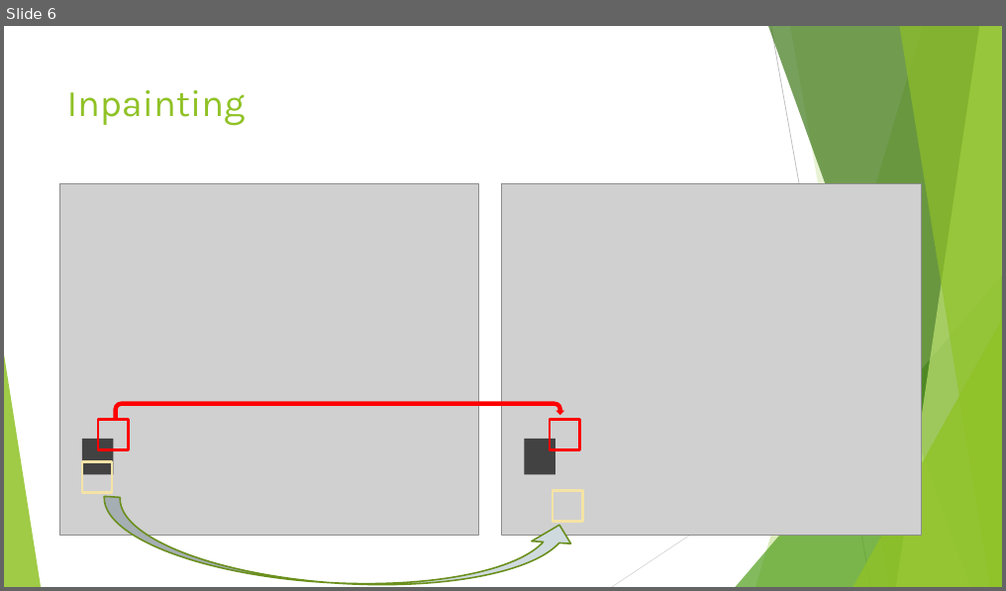
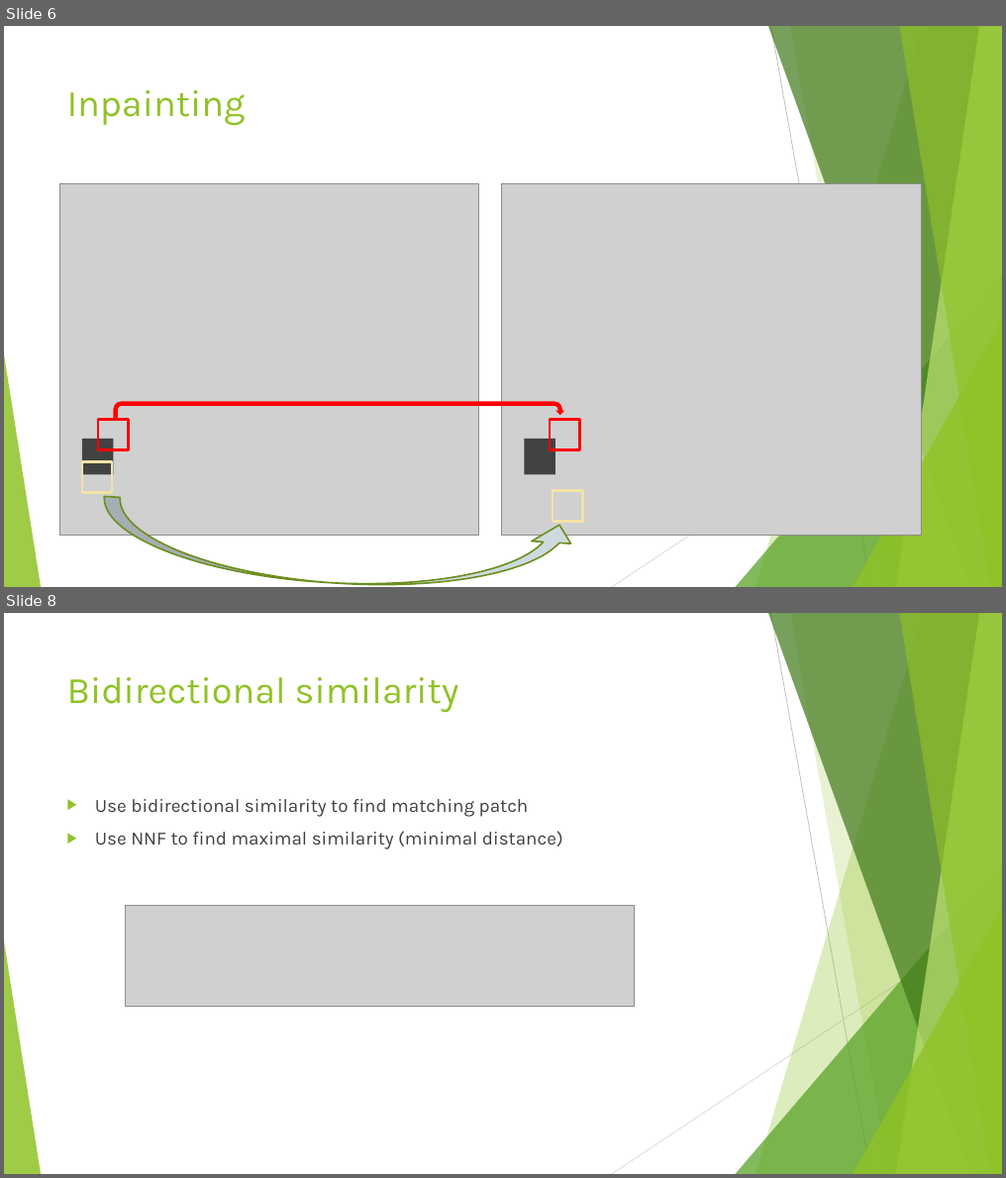
Before and after one commit to whus6207/PatchMatch, a slide deck: PatchMatch.pptx. Shown one above the other, each under a label of ours: slide 6 before the commit, slides 6 and 8 after it; the slides between them are not shown. The pictures are 1006x591 and 1006x1178 pixels, drawn with LibreOffice and Linux fonts; fonts in the diff are those of the drawing; grey boxes stand for pictures. Boxes give left, top, right and bottom in pixels: in the first picture for what was removed or moved away, otherwise in the second. Text is boxed around its words. In the diff, an @@ line names an element or a change of style, - is before the commit and + after.

```diff
--- a/PatchMatch.pptx
+++ b/PatchMatch.pptx
@@ slide 8 added at (x1=4, y1=613, x2=1002, y2=1174), background #FFFFFF; not listed: 10 template elements that a slide beside it also shows @@
@@ title added at (x1=67, y1=677, x2=459, y2=713), 36 pt, text #90C226 @@
+Bidirectional similarity
@@ text added at (x1=95, y1=799, x2=563, y2=850), 18 pt, text #404040 @@
+▶ Use bidirectional similarity to find matching patch
+▶ Use NNF to find maximal similarity (minimal distance)
@@ picture added at (x1=126, y1=906, x2=635, y2=1007) @@
```
Also in this commit, not shown: 2 other slides added, 2 other files.
